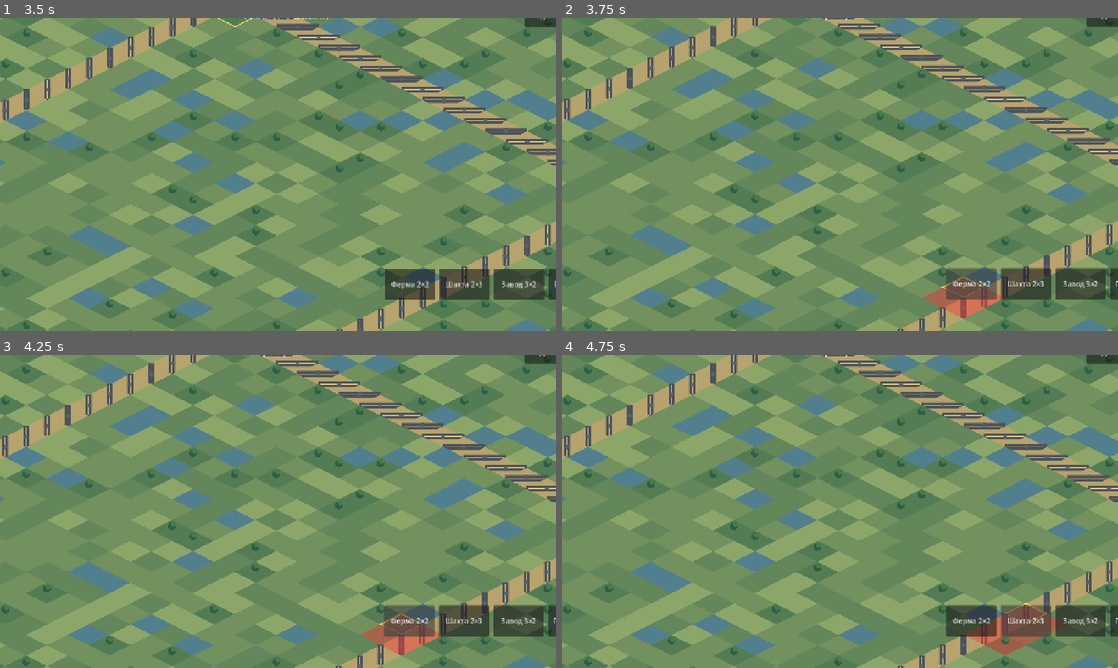
Above: before the commit, frames 1-4 (two rows, left to right).
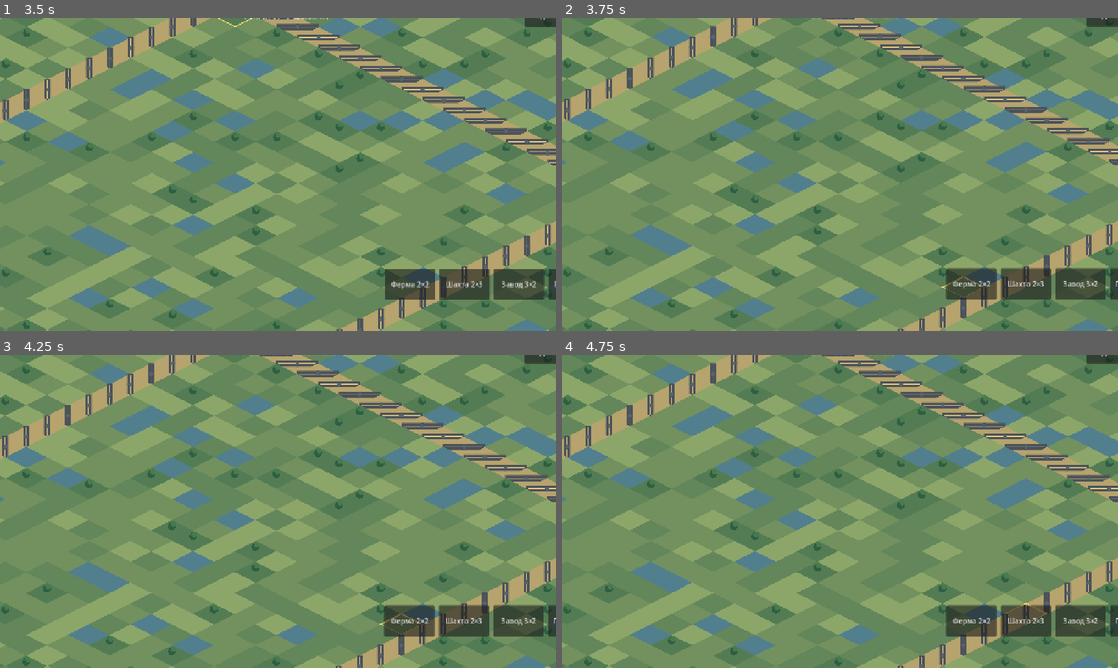
Above: after the commit, the same moments.

Repository: maillunex-lang/LunexEconom
Game: Godot game, scene res://world.tscn
Two runs of this game, one before a commit and one after it. Both use one fixed random seed, a clock stepped at 60 frames per second and the inputs below.
Inputs (mouse positions are in pixels of both pictures, inside the frame that each line leads up to):
- Up to frame 1 (3.5 s): tap Enter at 0.5, 2.75 s; move the mouse to (400, 158) at 0.52 s; click (400, 158) at 0.67 s; tap Space at 1.25 s; drag from (166, 190) to (250, 237) at 1.27 s; move the mouse to (333, 105) at 2.02 s; click (333, 105) at 2.17 s; drag from (250, 237) to (111, 127) at 2.77 s
- Up to frame 2 (3.75 s): click (973, 284) at 3.5 s, where only the run before the commit has a clickable "Ферма 2×2"
- Up to frame 3 (4.25 s): no input
- Up to frame 4 (4.75 s): click (1023, 621) at 4.25 s, where only the run before the commit has a clickable "Шахта 2×3"

Frame 1 is identical in both runs. In frame 2, 1.0% of the frame differs, in the area x 47-80%, y 0-96%; in frame 3, 1.0%; in frame 4, 1.3%, in the area x 47-91%, y 0-96%.

Commit message:
fix: explicitly route Android touch events to construction toolbar buttons

Diff:
--- a/client/world_screen.gd
+++ b/client/world_screen.gd
@@ -86,6 +86,8 @@
     $HUD/Top/UpdateStatus.text = message
 var build_toolbar: HBoxContainer
 var build_hint: Label
+var toolbar_touches: Dictionary = {}
+var toolbar_mouse_button: Button = null
 
 func _setup_build_toolbar() -> void:
     build_toolbar = HBoxContainer.new()
@@ -104,6 +106,7 @@
     for entry in [["farm", "Ферма 2×2"], ["mine", "Шахта 2×3"], ["factory", "Завод 3×2"]]:
         var button := Button.new()
         button.text = str(entry[1])
+        button.mouse_filter = Control.MOUSE_FILTER_IGNORE
         button.custom_minimum_size = Vector2(116, 56)
         var kind: String = str(entry[0])
         button.pressed.connect(func() -> void:
@@ -113,11 +116,13 @@
         build_toolbar.add_child(button)
     var confirm := Button.new()
     confirm.text = "Построить"
+    confirm.mouse_filter = Control.MOUSE_FILTER_IGNORE
     confirm.custom_minimum_size = Vector2(112, 56)
     confirm.pressed.connect(_place_building)
     build_toolbar.add_child(confirm)
     var cancel := Button.new()
     cancel.text = "Отмена"
+    cancel.mouse_filter = Control.MOUSE_FILTER_IGNORE
     cancel.custom_minimum_size = Vector2(92, 56)
     cancel.pressed.connect(func() -> void:
         world.cancel_build()
@@ -152,3 +157,40 @@
     if build_toolbar != null and build_toolbar.get_global_rect().has_point(point):
         return true
     return false
+
+# Android-friendly explicit hit testing: no dependency on Control GUI focus
+# or synthesized mouse events. World._input separately ignores this toolbar.
+func _toolbar_button_at(point: Vector2) -> Button:
+    if build_toolbar == null or not build_toolbar.get_global_rect().has_point(point):
+        return null
+    for child in build_toolbar.get_children():
+        if child is Button and child.get_global_rect().has_point(point):
+            return child
+    return null
+
+func _input(event: InputEvent) -> void:
+    if event is InputEventScreenTouch:
+        if event.pressed:
+            var button := _toolbar_button_at(event.position)
+            if button != null:
+                toolbar_touches[event.index] = button
+                get_viewport().set_input_as_handled()
+        elif toolbar_touches.has(event.index):
+            var pressed_button: Button = toolbar_touches[event.index]
+            toolbar_touches.erase(event.index)
+            if pressed_button == _toolbar_button_at(event.position):
+                pressed_button.pressed.emit()
+            get_viewport().set_input_as_handled()
+    elif event is InputEventScreenDrag and toolbar_touches.has(event.index):
+        get_viewport().set_input_as_handled()
+    elif event is InputEventMouseButton and event.button_index == MOUSE_BUTTON_LEFT:
+        if event.pressed:
+            toolbar_mouse_button = _toolbar_button_at(event.position)
+            if toolbar_mouse_button != null:
+                get_viewport().set_input_as_handled()
+        elif toolbar_mouse_button != null:
+            var pressed_button := toolbar_mouse_button
+            toolbar_mouse_button = null
+            if pressed_button == _toolbar_button_at(event.position):
+                pressed_button.pressed.emit()
+            get_viewport().set_input_as_handled()
